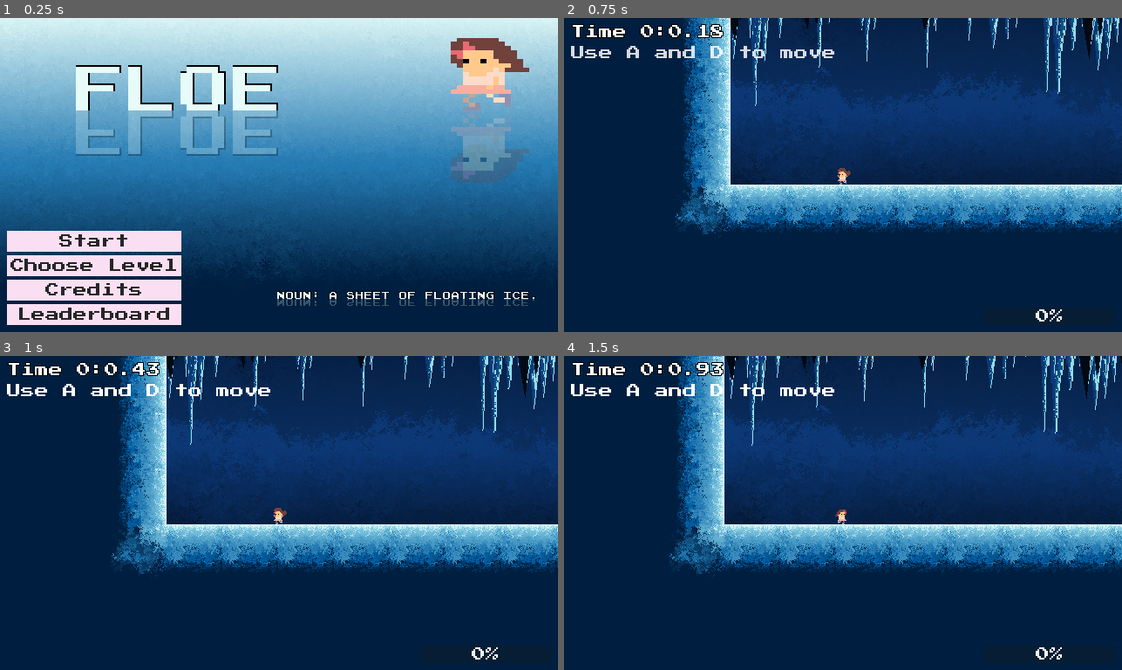
Above: before the commit, frames 1-4 (two rows, left to right).
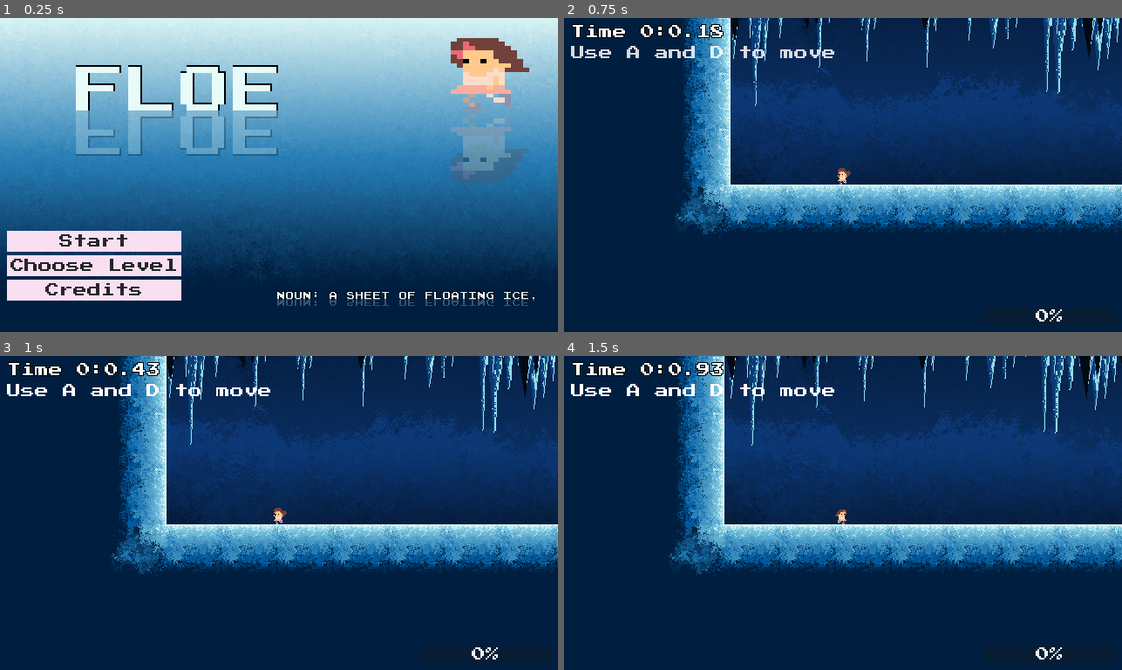
Above: after the commit, the same moments.

Repository: Bitsilisk/speedjam-8
Game: Godot game, scene res://scenes/main.tscn
Same seed, same stepped clock (60 frames per second), same inputs: the game is played once before the commit and once after it.
Inputs (mouse positions are in pixels of both pictures, inside the frame that each line leads up to):
- Up to frame 1 (0.25 s): no input
- Up to frame 2 (0.75 s): click "Start" at 0.5 s
- Up to frame 3 (1 s): no input
- Up to frame 4 (1.5 s): tap S (fast_fall) at 1.25 s; move the mouse to (965, 497) at 1.27 s; hold D (move_right) from 1.28 s (still down); tap Enter (enter) at 1.35 s; click (965, 497) at 1.42 s

The runs differ from the first frame. In frame 1, 2.1% of the frame differs, in the area x 1-33%, y 91-98%; in frame 2, nothing differs; in frame 3, nothing differs; in frame 4, nothing differs.
Error in both runs: Invalid access to property or key 'player_identifier' on a base object of type 'Nil'. (res://scripts/leaderboard.gd:82)

Commit message:
Add win music.

Diff:
--- a/scenes/end_screen.tscn
+++ b/scenes/end_screen.tscn
@@ -11,7 +11,7 @@
 grow_horizontal = 2
 grow_vertical = 2
 script = ExtResource("1_nda5j")
-label = NodePath("CenterContainer/VBoxContainer/TotalTime")
+label = NodePath("CenterContainer/PanelContainer/MarginContainer/VBoxContainer/TotalTime")
 
 [node name="CenterContainer" type="CenterContainer" parent="."]
 layout_mode = 1
@@ -21,11 +21,21 @@
 grow_horizontal = 2
 grow_vertical = 2
 
-[node name="VBoxContainer" type="VBoxContainer" parent="CenterContainer"]
+[node name="PanelContainer" type="PanelContainer" parent="CenterContainer"]
+layout_mode = 2
+
+[node name="MarginContainer" type="MarginContainer" parent="CenterContainer/PanelContainer"]
+layout_mode = 2
+theme_override_constants/margin_left = 16
+theme_override_constants/margin_top = 16
+theme_override_constants/margin_right = 16
+theme_override_constants/margin_bottom = 16
+
+[node name="VBoxContainer" type="VBoxContainer" parent="CenterContainer/PanelContainer/MarginContainer"]
 layout_mode = 2
 theme_override_constants/separation = 10
 
-[node name="TotalTime" type="Label" parent="CenterContainer/VBoxContainer"]
+[node name="TotalTime" type="Label" parent="CenterContainer/PanelContainer/MarginContainer/VBoxContainer"]
 layout_mode = 2
 text = "The End!
 
@@ -35,7 +45,7 @@
 Thank You for playing!"
 horizontal_alignment = 1
 
-[node name="submit_time" type="Button" parent="CenterContainer/VBoxContainer"]
+[node name="submit_time" type="Button" parent="CenterContainer/PanelContainer/MarginContainer/VBoxContainer"]
 visible = false
 custom_minimum_size = Vector2(0, 20)
 layout_mode = 2
@@ -43,8 +53,9 @@
 theme_override_styles/normal = ExtResource("1_kuxum")
 text = "Submit"
 
-[node name="Button" type="Button" parent="CenterContainer/VBoxContainer"]
+[node name="Button" type="Button" parent="CenterContainer/PanelContainer/MarginContainer/VBoxContainer"]
 layout_mode = 2
 text = "Back to Menu"
 
 [connection signal="visibility_changed" from="." to="." method="_on_visibility_changed"]
+[connection signal="pressed" from="CenterContainer/PanelContainer/MarginContainer/VBoxContainer/Button" to="." method="_on_button_pressed"]
--- a/scenes/levels/level_1_tutorial.tscn
+++ b/scenes/levels/level_1_tutorial.tscn
@@ -689,7 +689,7 @@
 position = Vector2(-575, 13)
 
 [node name="Flag" parent="." instance=ExtResource("11_1hxe2")]
-position = Vector2(281, 456)
+position = Vector2(278, 453)
 
 [node name="TutorialPrompt" parent="." instance=ExtResource("10_16nvf")]
 position = Vector2(-534, -132)
--- a/scenes/main_menu.tscn
+++ b/scenes/main_menu.tscn
@@ -81,6 +81,7 @@
 text = "Credits"
 
 [node name="leaderboard" type="Button" parent="MarginContainer/HBoxContainer/VBoxContainer"]
+visible = false
 custom_minimum_size = Vector2(0, 20)
 layout_mode = 2
 mouse_default_cursor_shape = 2
--- a/scenes/music_manager.tscn
+++ b/scenes/music_manager.tscn
@@ -1,8 +1,9 @@
-[gd_scene load_steps=4 format=3 uid="uid://c2f75ss4k6uba"]
+[gd_scene load_steps=5 format=3 uid="uid://c2f75ss4k6uba"]
 
 [ext_resource type="Script" path="res://scripts/music_manager.gd" id="1_sb6vi"]
 [ext_resource type="AudioStream" uid="uid://bkjkh7ww45pe1" path="res://assets/audio/music/Icy-Title.ogg" id="2_qjnlt"]
 [ext_resource type="AudioStream" uid="uid://cwktxlaw3ulih" path="res://assets/audio/music/Icy-Fun.ogg" id="3_mag2q"]
+[ext_resource type="AudioStream" uid="uid://4g1f3upqpqtm" path="res://assets/audio/music/Icy-Winny.ogg" id="4_53lrq"]
 
 [node name="MusicManager" type="Node"]
 script = ExtResource("1_sb6vi")
@@ -16,3 +17,6 @@
 [node name="Level" type="AudioStreamPlayer" parent="."]
 stream = ExtResource("3_mag2q")
 bus = &"Music"
+
+[node name="Win" type="AudioStreamPlayer" parent="."]
+stream = ExtResource("4_53lrq")
--- a/scripts/end_screen.gd
+++ b/scripts/end_screen.gd
@@ -11,7 +11,7 @@
 
 	if not visible or not is_instance_valid(main):
 		return
-
+	%MusicManager.play("Win")
 	if main.has_completed_all():
 		var total_time = main.get_total_time()
 		label.text = "The End!\n\nTotal Time\n{0}\n\nThanks for playing!".format([
@@ -19,3 +19,8 @@
 		])
 	else:
 		label.text = "The End!\n\nComplete all levels for a total time!\n\nThanks for playing!"
+
+
+func _on_button_pressed():
+	hide()
+	main.show_main_menu()
Not shown, added: assets/audio/music/Icy-Winny.ogg.import
Not shown, added: scenes/Icy-Winny.ogg.import
Not shown, added: assets/audio/music/Icy-Winny.ogg
Not shown, added: scenes/Icy-Winny.ogg
